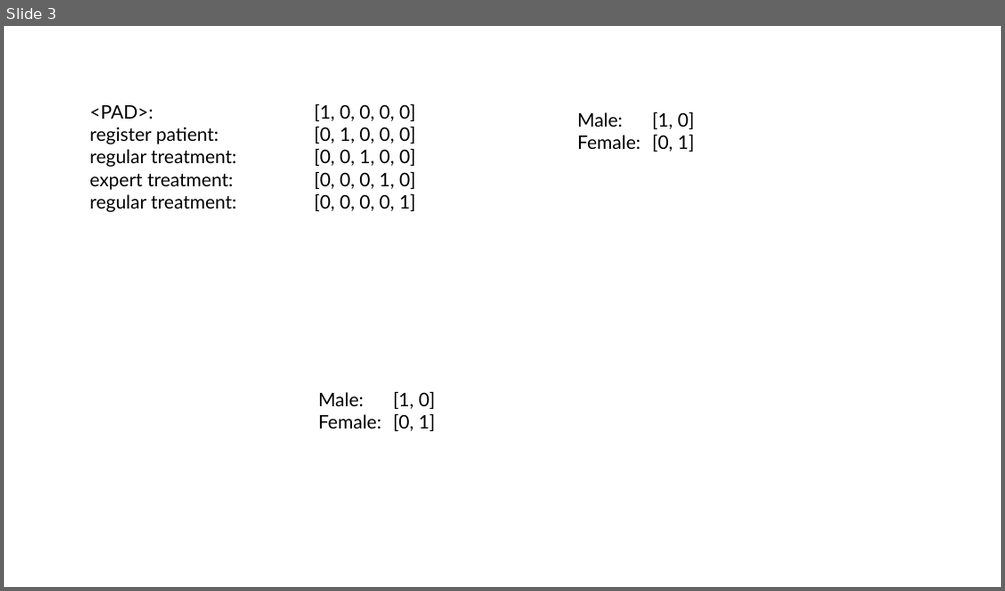
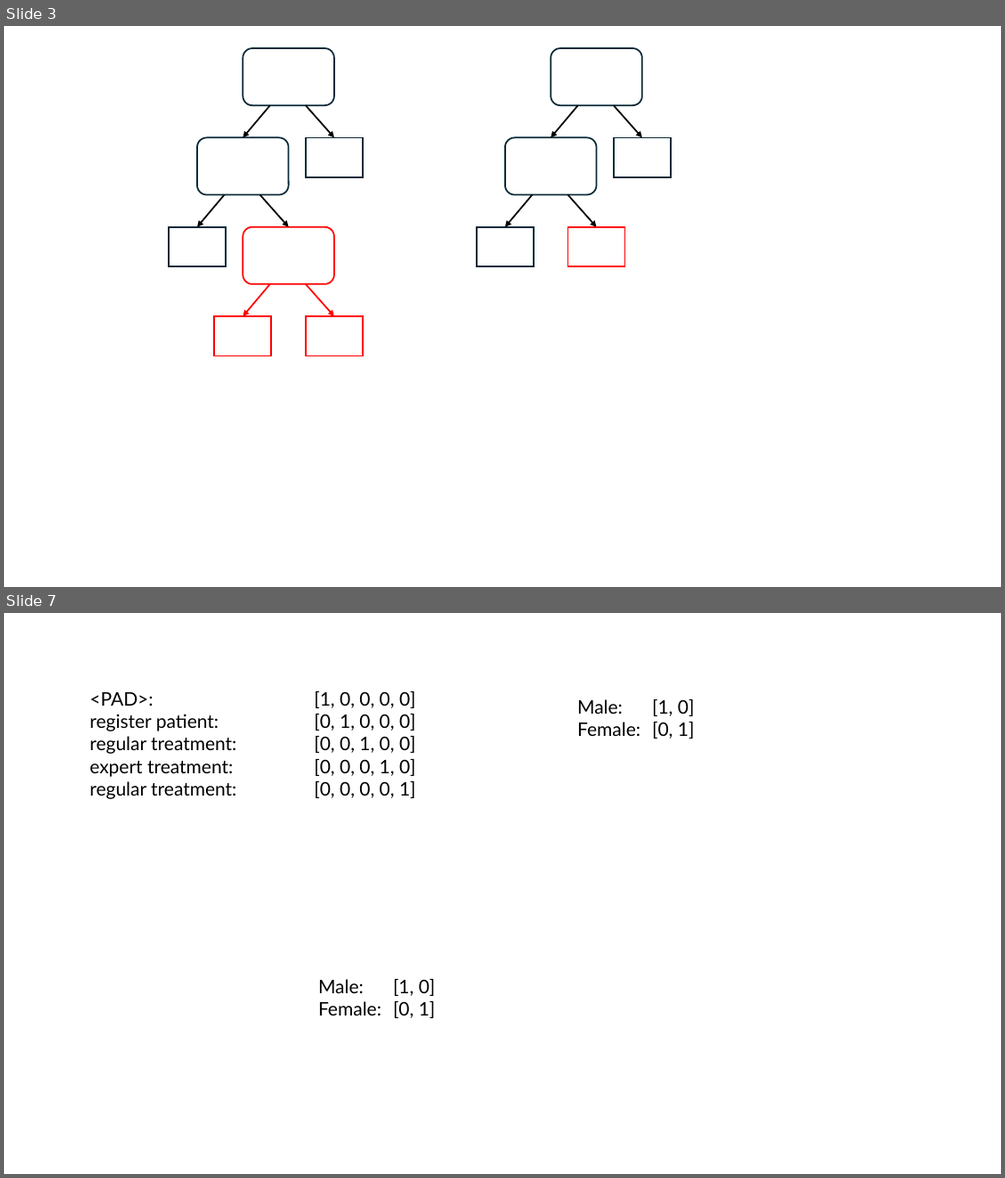
Before and after one commit to Haspeldor/process_distillation, a slide deck: gfx/gfx.pptx. Shown one above the other, each under a label of ours: slide 3 before the commit, slides 3 and 7 after it; the slides between them are not shown. The pictures are 1005x591 and 1005x1178 pixels, drawn with LibreOffice and Linux fonts; fonts in the diff are those of the drawing. Boxes give left, top, right and bottom in pixels: in the first picture for what was removed or moved away, otherwise in the second. Text is boxed around its words. In the diff, an @@ line names an element or a change of style, - is before the commit and + after.

```diff
--- a/gfx/gfx.pptx
+++ b/gfx/gfx.pptx
@@ slide 3 added at [4, 26, 1001, 587], background #FFFFFF @@
@@ rounded rectangle added at [243, 48, 334, 105], fill #FFFFFF, outline #092A39 1.5 pt @@
@@ rounded rectangle added at [550, 48, 642, 105], fill #FFFFFF, outline #092A39 1.5 pt @@
@@ arrow added from (270, 105) to (243, 137), #000000 1.5 pt @@
@@ arrow added from (306, 105) to (334, 137), #000000 1.5 pt @@
@@ arrow added from (578, 105) to (550, 137), #000000 1.5 pt @@
@@ arrow added from (614, 105) to (642, 137), #000000 1.5 pt @@
@@ rounded rectangle added at [197, 137, 288, 194], fill #FFFFFF, outline #092A39 1.5 pt @@
@@ rectangle added at [306, 137, 362, 177], fill #FFFFFF, outline #092A39 1.5 pt @@
@@ rounded rectangle added at [505, 137, 596, 194], fill #FFFFFF, outline #092A39 1.5 pt @@
@@ rectangle added at [614, 137, 671, 177], fill #FFFFFF, outline #092A39 1.5 pt @@
@@ arrow added from (225, 195) to (197, 227), #000000 1.5 pt @@
@@ arrow added from (259, 195) to (289, 227), #000000 1.5 pt @@
@@ arrow added from (532, 195) to (505, 227), #000000 1.5 pt @@
@@ arrow added from (568, 195) to (596, 227), #000000 1.5 pt @@
@@ rectangle added at [169, 227, 226, 267], fill #FFFFFF, outline #092A39 1.5 pt @@
@@ rounded rectangle added at [243, 227, 334, 284], fill #FFFFFF, outline #FF0000 1.5 pt @@
@@ rectangle added at [477, 227, 534, 267], fill #FFFFFF, outline #092A39 1.5 pt @@
@@ rectangle added at [568, 227, 624, 267], fill #FFFFFF, outline #FF0000 1.5 pt @@
@@ arrow added from (270, 284) to (243, 316), #FF0000 1.5 pt @@
@@ arrow added from (306, 284) to (334, 316), #FF0000 1.5 pt @@
@@ rectangle added at [214, 316, 271, 356], fill #FFFFFF, outline #FF0000 1.5 pt @@
@@ rectangle added at [306, 316, 362, 356], fill #FFFFFF, outline #FF0000 1.5 pt @@
@@ what was slide 3 is now slide 7 @@
```
Also in this commit, not shown: 2 slides changed, 5 other slides added, 27 other files.
